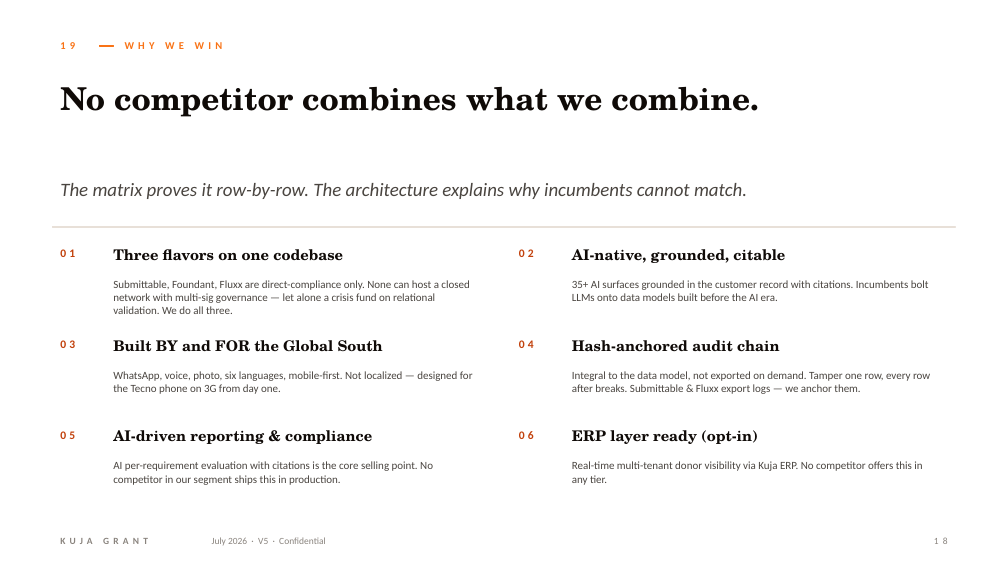
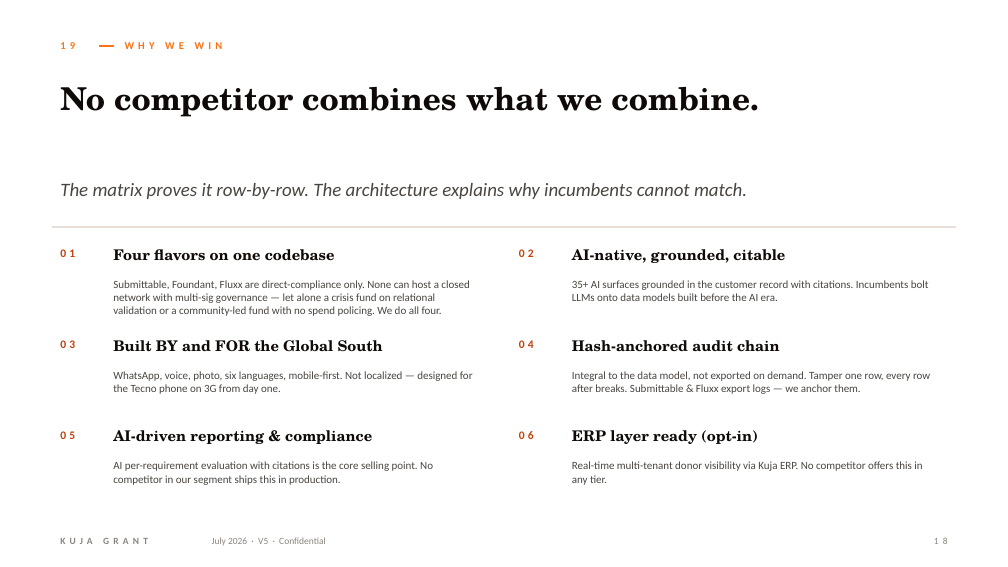
Before and after one commit to idirisloyan/kuja-grant, a slide deck: slide 21 of docs/Kuja_Grant_Pitch_Deck_V5_July2026.pptx. Drawn at 1008x567 pixels with LibreOffice and Linux fonts; fonts in the diff are those of the drawing. Boxes give left, top, right and bottom in pixels: in the first picture for what was removed or moved away, otherwise in the second. Text is boxed around its words. In the diff, an @@ line names an element or a change of style, - is before the commit and + after.

```diff
--- a/docs/Kuja_Grant_Pitch_Deck_V5_July2026.pptx
+++ b/docs/Kuja_Grant_Pitch_Deck_V5_July2026.pptx
@@ text at (113,249,335,261): text changed @@
-Three flavors on one codebase
+Four flavors on one codebase
@@ text at (113,280,469,316): text changed @@
-Submittable, Foundant, Fluxx are direct-compliance only. None can host a closed network with multi-sig governance — let alone a crisis fund on relational validation. We do all three.
+Submittable, Foundant, Fluxx are direct-compliance only. None can host a closed network with multi-sig governance — let alone a crisis fund on relational validation or a community-led fund with no spend policing. We do all four.
```
Also in this commit, not shown: 2 other slides changed, 7 other files.
